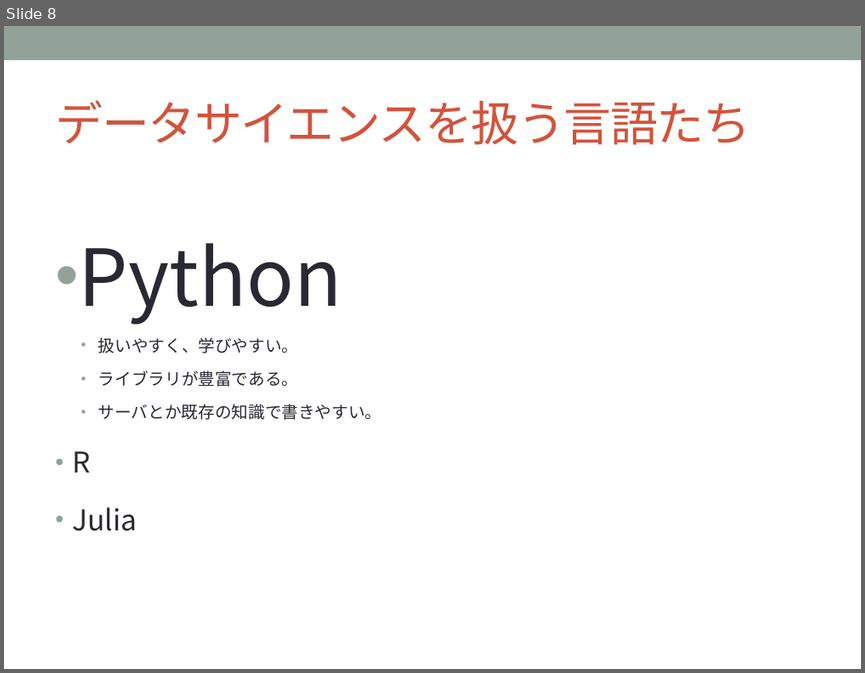
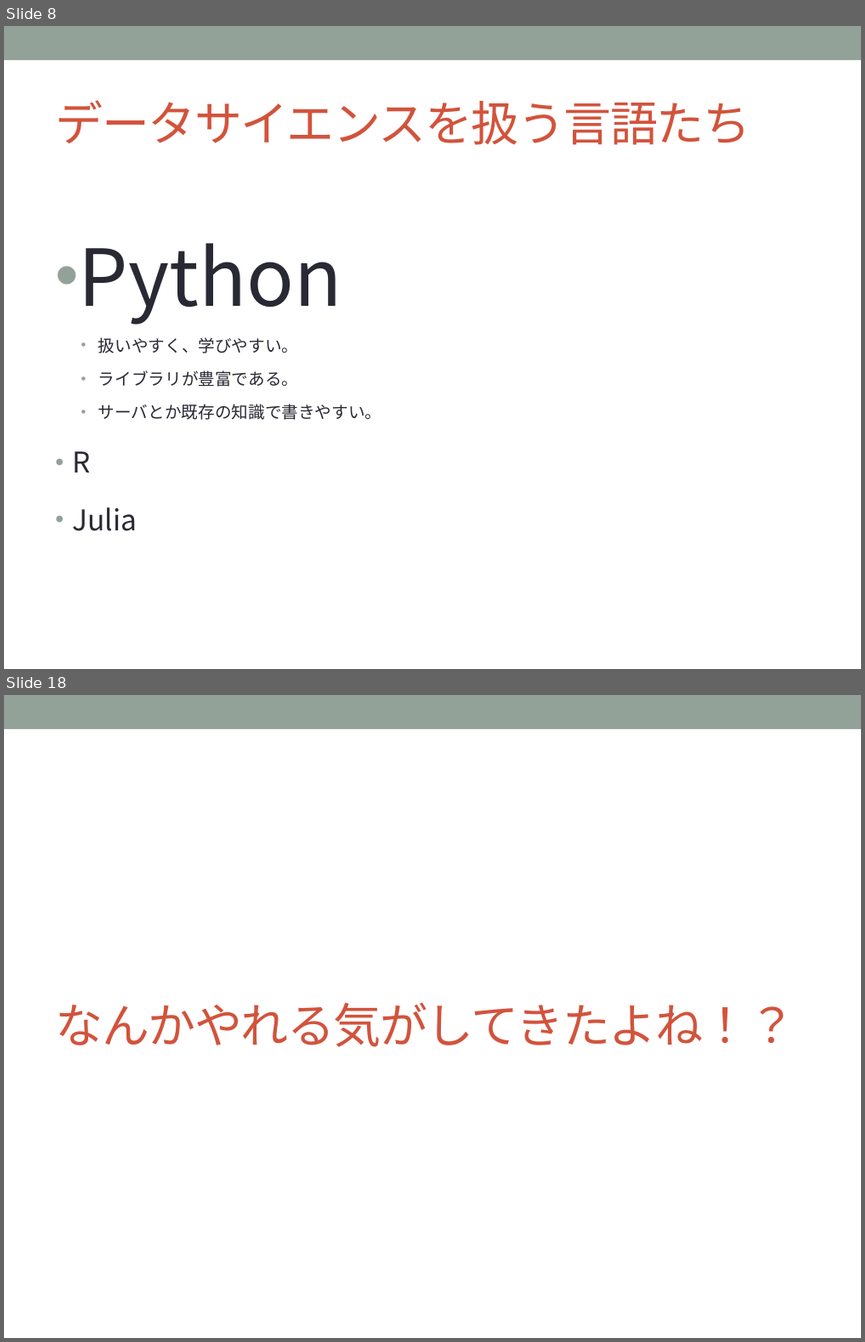
Before and after one commit to sakapun/nds51, a slide deck: 入門系の本を一冊も読まず.pptx. Shown one above the other, each under a label of ours: slide 8 before the commit, slides 8 and 18 after it; the slides between them are not shown. The pictures are 865x673 and 865x1342 pixels, drawn with LibreOffice and Linux fonts; fonts in the diff are those of the drawing. Boxes give left, top, right and bottom in pixels: in the first picture for what was removed or moved away, otherwise in the second. Text is boxed around its words. In the diff, an @@ line names an element or a change of style, - is before the commit and + after.

Commit message:
発表に即して資料の修正

```diff
--- a/入門系の本を一冊も読まず.pptx
+++ b/入門系の本を一冊も読まず.pptx
@@ slide 18 added at (x1=4, y1=695, x2=861, y2=1338), background #FFFFFF; not listed: 1 template element that a slide beside it also shows @@
@@ title added at (x1=55, y1=1002, x2=795, y2=1047), 40 pt, text #D2533C @@
+なんかやれる気がしてきたよね！？
```
Also in this commit, not shown: 7 slides changed, 6 other slides added, 1 other file.
